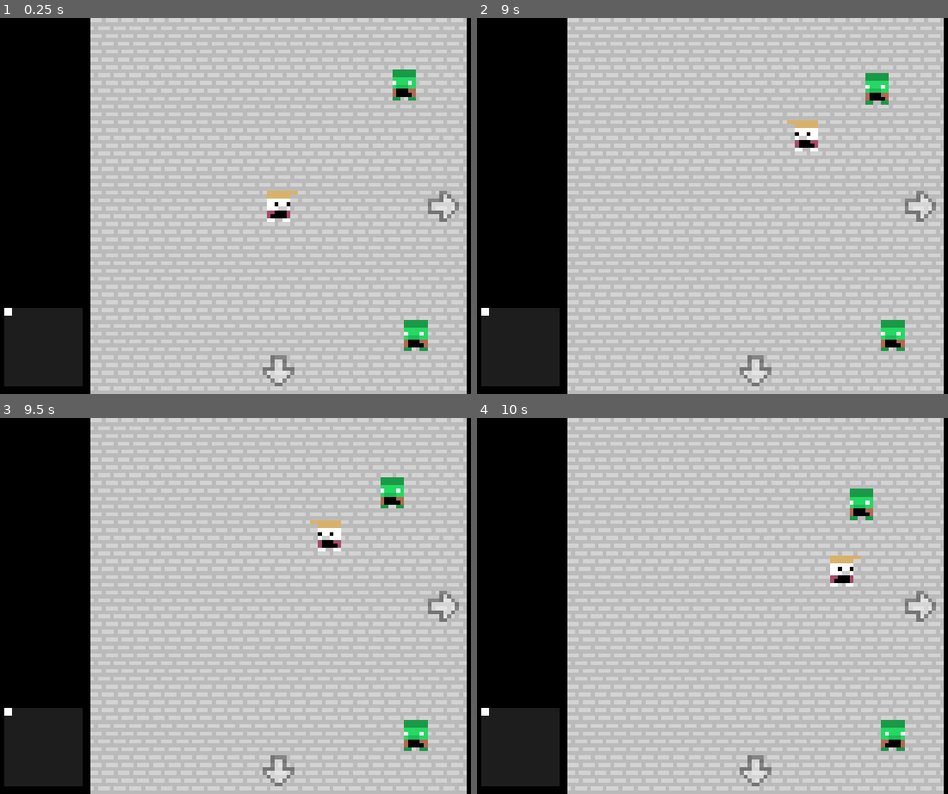
Above: before the commit, frames 1-4 (two rows, left to right).
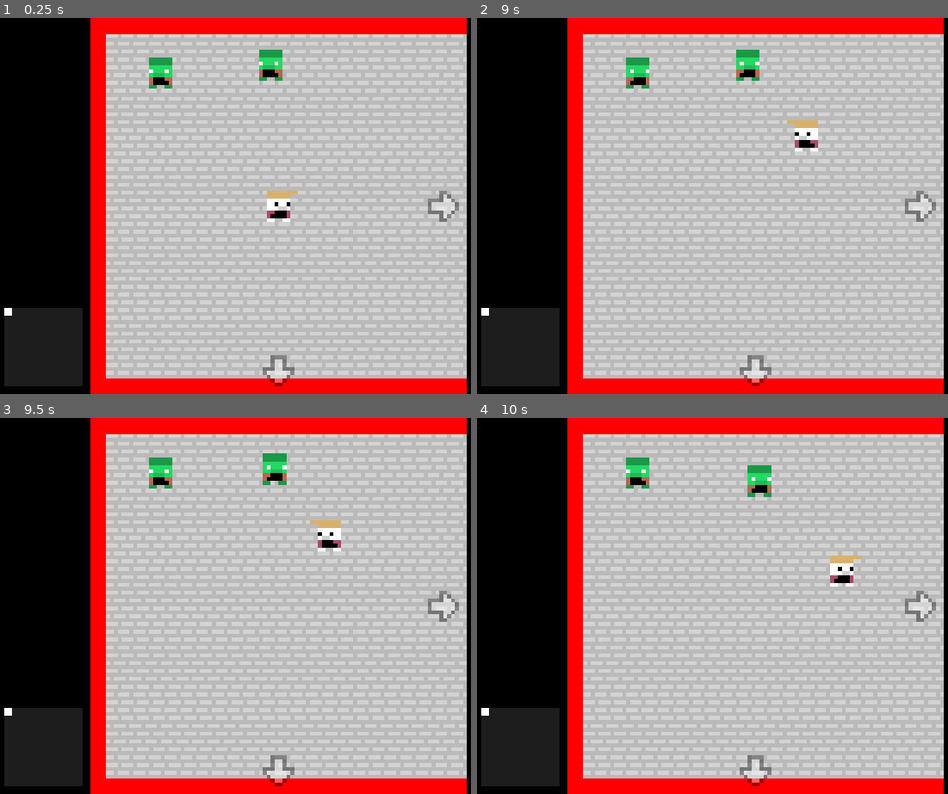
Above: after the commit, the same moments.

Repository: sjerpsthomas/escaping-laon
Game: Godot game, scene res://world/world.tscn
Same seed, same stepped clock (60 frames per second), same inputs: the game is played once before the commit and once after it.
Inputs (mouse positions are in pixels of both pictures, inside the frame that each line leads up to):
- Up to frame 1 (0.25 s): no input
- Up to frame 2 (9 s): tap Enter at 0.5, 3.5, 6.5 s; move the mouse to (891, 337) at 0.52 s; press the mouse at (891, 337) at 0.53 s; move the mouse to (882, 85) at 1.27 s; release the mouse at (882, 85) at 1.28 s; click (882, 85) at 1.35 s; tap Space at 2, 5, 8 s; move the mouse to (811, 123) at 2.02 s; press the mouse at (811, 123) at 2.03 s; move the mouse to (726, 281) at 2.77 s; release the mouse at (726, 281) at 2.78 s; click (726, 281) at 2.85 s; move the mouse to (924, 262) at 3.52 s; press the mouse at (924, 262) at 3.53 s; move the mouse to (585, 149) at 4.27 s; release the mouse at (585, 149) at 4.28 s; click (585, 149) at 4.35 s; move the mouse to (783, 206) at 5.02 s; press the mouse at (783, 206) at 5.03 s; move the mouse to (670, 112) at 5.77 s; release the mouse at (670, 112) at 5.78 s; click (670, 112) at 5.85 s; move the mouse to (877, 187) at 6.52 s; press the mouse at (877, 187) at 6.53 s; move the mouse to (641, 224) at 7.27 s; release the mouse at (641, 224) at 7.28 s; click (641, 224) at 7.35 s; move the mouse to (811, 123) at 8.02 s; press the mouse at (811, 123) at 8.03 s; move the mouse to (726, 281) at 8.77 s; release the mouse at (726, 281) at 8.78 s; click (726, 281) at 8.85 s
- Up to frame 3 (9.5 s): no input
- Up to frame 4 (10 s): move the mouse to (924, 662) at 9.52 s; press the mouse at (924, 662) at 9.53 s

The runs differ from the first frame. In frame 1, 11% of the frame differs, in the area x 19-100%, y 0-100%; in frame 2, 11%; in frame 3, 11%; in frame 4, 11%.

Commit message:
Add maze generation

Diff:
--- a/project.godot
+++ b/project.godot
@@ -15,6 +15,10 @@
 config/features=PackedStringArray("4.3", "Forward Plus")
 config/icon="res://icon.svg"
 
+[autoload]
+
+WorldGenerator="*res://world/generator/world_generator.gd"
+
 [display]
 
 window/size/viewport_height=768
--- /dev/null
+++ b/world/generator/world_generator.gd
@@ -0,0 +1,86 @@
+extends Node
+
+
+var width: int
+var height: int
+
+var maze: Array[Tile]
+
+
+# generates the maze
+func generate(seed: int = randi()) -> void:
+	seed(seed)
+
+	# populate maze
+	maze.clear()
+	maze.resize(width * height)
+	for i in range(width * height): maze[i] = Tile.new()
+
+	# iterate through first tile
+	iterate(Vector2i(0, 0))
+
+# iterates maze generation at the specified coordinate
+func iterate(pos: Vector2i) -> void:
+	# get tile, set as visited
+	var tile := get_tile(pos)
+	tile.visited = true
+
+	# randomize unvisited directions
+	tile.walls.shuffle()
+
+	# go through directions
+	for direction in tile.walls:
+		# get tile, check if present and visible
+		var new_coords := pos + Tile.pos_to_add(direction)
+		var new_tile := get_tile(new_coords)
+		if new_tile == null or new_tile.visited: continue
+
+		# remove walls
+		tile.walls.erase(direction)
+		new_tile.walls.erase(Tile.opposite_direction(direction))
+
+		# iterate on new tile
+		#  (effectively performing DFS)
+		iterate(new_coords)
+
+# gets the tile at the specified position
+func get_tile(pos: Vector2i) -> Tile:
+	# check bounds
+	if pos.x < 0 or pos.x >= width or pos.y < 0 or pos.y >= height:
+		return null
+
+	# access maze
+	return maze[pos.x + width * pos.y]
+
+
+# (a maze tile)
+class Tile:
+	var walls: Array[Direction]
+	var visited: bool
+
+	# -
+	func _init() -> void:
+		walls.assign(all_directions)
+		visited = false
+
+	# (a direction in the maze)
+	enum Direction {LEFT, RIGHT, UP, DOWN}
+	static var all_directions := [Direction.LEFT, Direction.RIGHT, Direction.UP, Direction.DOWN]
+
+	# gets the opposite direction from the one specified
+	static func opposite_direction(direction: Direction) -> Direction:
+		match direction:
+			Direction.LEFT: return Direction.RIGHT
+			Direction.RIGHT: return Direction.LEFT
+			Direction.UP: return Direction.DOWN
+			Direction.DOWN: return Direction.UP
+			_: assert(false); return -1
+
+	# gets the relative position from a direction
+	static func pos_to_add(direction: Direction) -> Vector2i:
+		match direction:
+			Tile.Direction.LEFT: return Vector2i(-1, 0)
+			Tile.Direction.RIGHT: return Vector2i(1, 0)
+			Tile.Direction.UP: return Vector2i(0, -1)
+			Tile.Direction.DOWN: return Vector2i(0, 1)
+			_: assert(false); return Vector2i.ZERO
--- a/world/ui.gd
+++ b/world/ui.gd
@@ -3,7 +3,10 @@
 
 @onready var world := get_parent() as World
 
-func _process(delta: float) -> void:
+
+# -
+func _process(_delta: float) -> void:
 	position = world.camera.position - Vector2(72, 48)
 
+	# move minimap
 	$Minimap/Dot.position = world.current_coords * 2
--- a/world/world.gd
+++ b/world/world.gd
@@ -14,6 +14,10 @@
 # -
 func _ready() -> void:
 	tiles.resize(size.x * size.y)
+
+	WorldGenerator.width = size.x
+	WorldGenerator.height = size.y
+	WorldGenerator.generate(0)
 
 	generate_tiles()
 	assert(size.x * size.y == $Tiles.get_child_count())
@@ -41,6 +45,10 @@
 	# set position
 	tile.position = Vector2(48, 48) + Vector2(coords * 96)
 
+	# generate walls
+	tile.generate_walls(WorldGenerator.get_tile(coords))
+
+	# generate tile-specific attributes
 	tile.generate()
 
 # sets the tile at the specified coords
--- a/world/world_tile/world_tile.gd
+++ b/world/world_tile/world_tile.gd
@@ -14,6 +14,18 @@
 	# HACK: y sort not saved properly
 	y_sort_enabled = true
 
+#
+func generate_walls(tile: WorldGenerator.Tile) -> void:
+	var walls := WorldGenerator.Tile.all_directions
+
+	# go over all walls
+	for i in range(walls.size()):
+		var wall = walls[i]
+
+		# free wall at index if not in tile
+		if wall not in tile.walls:
+			$Walls.get_child(i).queue_free()
+
 # (ABSTRACT) generates content for the tile
 func generate() -> void: pass
 
--- a/world/world_tile/world_tile.tscn
+++ b/world/world_tile/world_tile.tscn
@@ -58,3 +58,33 @@
 tile_set = SubResource("TileSet_6fl0g")
 
 [node name="Player" parent="." instance=ExtResource("3_jycpr")]
+
+[node name="Walls" type="Node2D" parent="."]
+
+[node name="Left" type="ColorRect" parent="Walls"]
+offset_left = -48.0
+offset_top = -48.0
+offset_right = -44.0
+offset_bottom = 48.0
+color = Color(1, 0, 0, 1)
+
+[node name="Right" type="ColorRect" parent="Walls"]
+offset_left = 44.0
+offset_top = -48.0
+offset_right = 48.0
+offset_bottom = 48.0
+color = Color(1, 0, 0, 1)
+
+[node name="Up" type="ColorRect" parent="Walls"]
+offset_left = -48.0
+offset_top = -48.0
+offset_right = 48.0
+offset_bottom = -44.0
+color = Color(1, 0, 0, 1)
+
+[node name="Down" type="ColorRect" parent="Walls"]
+offset_left = -48.0
+offset_top = 44.0
+offset_right = 48.0
+offset_bottom = 48.0
+color = Color(1, 0, 0, 1)
